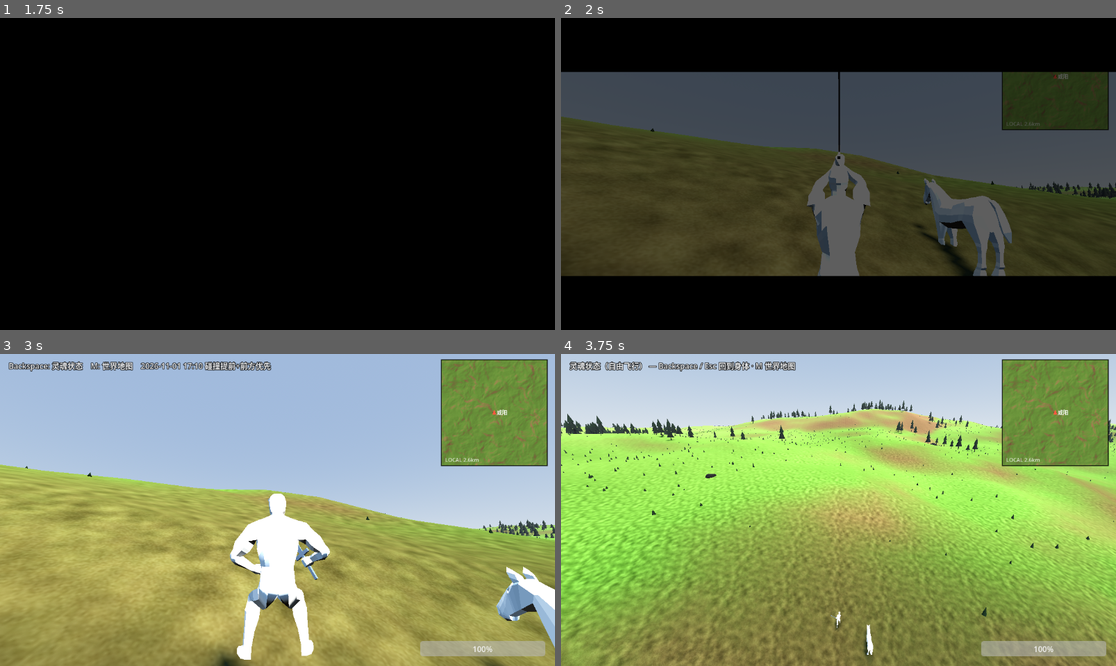
Above: before the commit, frames 1-4 (two rows, left to right).
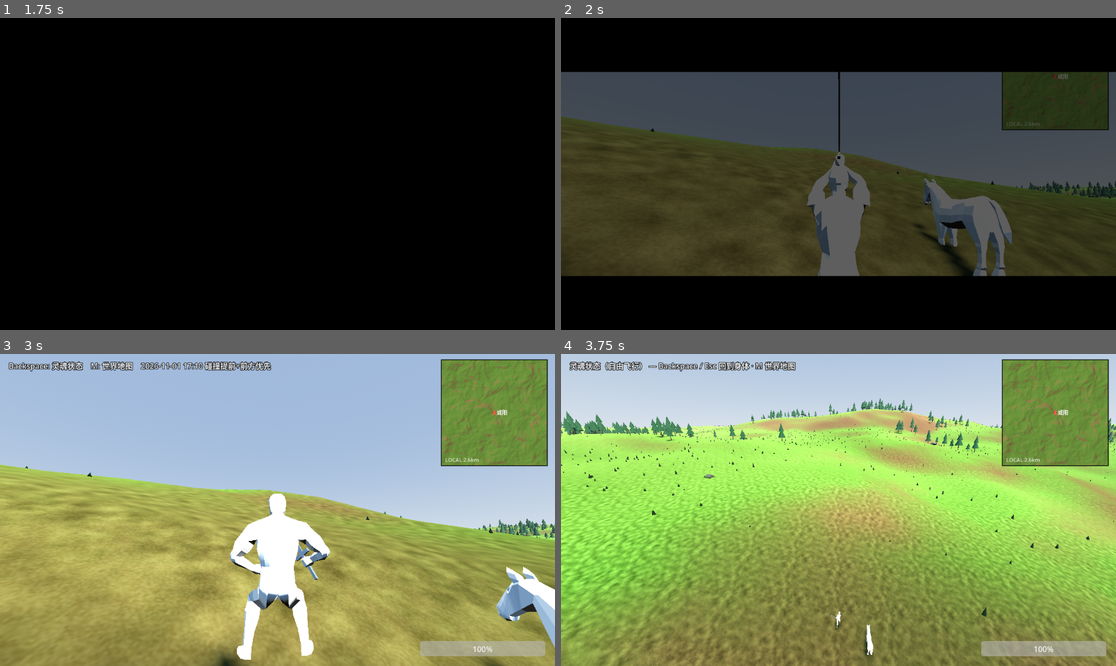
Above: after the commit, the same moments.

Repository: Richesfire/map
Game: Godot game, scene res://scenes/main_menu.tscn
Two runs of this game, one before a commit and one after it. Both use one fixed random seed, a clock stepped at 60 frames per second and the inputs below.
Inputs (mouse positions are in pixels of both pictures, inside the frame that each line leads up to):
- Up to frame 1 (1.75 s): click "开 始 游 戏" at 0.5 s; tap Enter at 1.25 s; move the mouse to (305, 174) at 1.27 s; hold W (move_forward) from 1.28 s (still down); hold F (interact) from 1.28 s (still down); click (305, 174) at 1.42 s; tap Space (jump) at 1.52 s
- Up to frame 2 (2 s): keep holding W (move_forward); keep holding F (interact)
- Up to frame 3 (3 s): keep holding W (move_forward); move the mouse to (249, 510) at 2.02 s; release F (interact) at 2.03 s; tap Enter at 2.1 s; click (249, 510) at 2.17 s; tap Space (jump) at 2.27 s; move the mouse to (288, 503) at 2.77 s; tap Keypad Enter at 2.85 s; click (288, 503) at 2.92 s
- Up to frame 4 (3.75 s): keep holding W (move_forward); move the mouse to (832, 516) at 3.52 s; tap Backspace at 3.6 s; click (832, 516) at 3.67 s

Frame 1 is identical in both runs. In frame 2, less than 0.1% of the frame differs, in the area x 65-100%, y 49-58%; in frame 3, 0.3%; in frame 4, 1.5%, in the area x 0-100%, y 14-40%.

Commit message:
地块按生物群系建（glb 零件）+ 地图准星实时跟随 + 过渡提示文字

Diff:
--- a/godot/project.godot
+++ b/godot/project.godot
@@ -12,16 +12,16 @@
 
 compatibility/default_parent_skeleton_in_mesh_instance_3d=true
 
-[autoload]
-
-Wake="*res://scripts/ui/wake_transition.gd"
-
 [application]
 
 config/name="IASv1.0"
 run/main_scene="res://scenes/main_menu.tscn"
 config/features=PackedStringArray("4.7", "Forward Plus")
 config/icon="res://icon.svg"
+
+[autoload]
+
+Wake="*res://scripts/ui/wake_transition.gd"
 
 [input]
 
--- a/godot/scripts/map/biome_map.gd
+++ b/godot/scripts/map/biome_map.gd
@@ -66,9 +66,9 @@
 	# 纬度干旱带：南北纬 15~35 度是副热带高压带，全球的沙漠都在这里
 	var lat: float = absf(GeoSphere.dir_to_lonlat(dir).y)
 	var aridity := 0.0
-	if lat > 12.0 and lat < 38.0:
-		var t := (lat - 12.0) / 26.0            # 0..1
-		aridity = sin(t * PI) * 0.45             # 顶点在 25 度左右
+	if lat > 14.0 and lat < 34.0:
+		var t := (lat - 14.0) / 20.0            # 0..1
+		aridity = sin(t * PI) * 0.28             # 顶点在 24 度左右（副热带高压带）
 	return clampf(raw - aridity, 0.0, 1.0)
 
 
--- a/godot/scripts/map/map_world.gd
+++ b/godot/scripts/map/map_world.gd
@@ -46,6 +46,8 @@
 var _prop_material: StandardMaterial3D
 var _prop_meshes: Dictionary = {}
 var _built := false
+var biome: BiomeMap
+var _biome_parts: Dictionary = {}
 var _tiles_x := 0
 var _tiles_z := 0
 var _half_x := 0.0
@@ -271,7 +273,13 @@
 	var dir := GeoSphere.tangent_to_dir(region_frame, uc, vc)
 	var sid := GeoSphere.dir_to_tile(dir)
 
+	var bid := "plain"
+	if biome != null:
+		bid = biome.biome_at(dir)
+
 	var tile := TerrainTile.new()
+	tile.biome_id = bid
+	tile.biome_parts = _biome_parts.get(bid, {})
 	tile.ground_material = _ground_material
 	tile.prop_material = _prop_material
 	tile.prop_meshes = _prop_meshes
@@ -466,6 +474,7 @@
 
 # ================================================================ 内部
 func _build_materials() -> void:
+	_load_biomes()
 	_ground_material = ShaderMaterial.new()
 	var shader := load("res://shaders/terrain_splat.gdshader") as Shader
 	if shader != null:
@@ -549,3 +558,29 @@
 	for c in n.get_children():
 		n.remove_child(c)
 		c.queue_free()
+
+
+## 读地形表 + 海陆掩膜，建生物群系判定器
+func _load_biomes() -> void:
+	var mask: Image = null
+	var mt := load("res://data/earth_land_mask.png") as Texture2D
+	if mt != null:
+		mask = mt.get_image()
+	biome = BiomeMap.new()
+	biome.setup(gen, mask)
+
+	var path := "res://data/terrain_types.json"
+	if not FileAccess.file_exists(path):
+		return
+	var txt := FileAccess.get_file_as_string(path)
+	var data: Variant = JSON.parse_string(txt)
+	if typeof(data) != TYPE_DICTIONARY:
+		return
+	for t in data.get("terrain_types", []):
+		var v: Dictionary = t.get("vegetation", {})
+		_biome_parts[t.get("id", "")] = {
+			"tree": v.get("trees", []),
+			"rock": v.get("rocks", []),
+			"low": v.get("low", []),
+		}
+	print("[Map] 生物群系表载入：%d 类" % _biome_parts.size())
--- a/godot/scripts/map/terrain_tile.gd
+++ b/godot/scripts/map/terrain_tile.gd
@@ -46,6 +46,8 @@
 var u_center := 0.0
 var v_center := 0.0
 var build_scatter := true
+var biome_id := "plain"
+var biome_parts: Dictionary = {}      # kind -> [零件编号]
 
 ## 本格的球面地址 (face, x, y)
 var sphere_tile := Vector3i.ZERO
@@ -380,6 +382,46 @@
 			return cfg.low_veg_step_m
 	return 0.0
 
+## .glb 零件缓存：同一个编号整个进程只加载一次
+static var _glb_cache: Dictionary = {}
+
+
+func _glb_mesh(pid: String) -> Mesh:
+	if _glb_cache.has(pid):
+		return _glb_cache[pid]
+	var path := "res://assets/parts/%s.glb" % pid
+	var m: Mesh = null
+	if ResourceLoader.exists(path):
+		var ps := load(path) as PackedScene
+		if ps != null:
+			var inst := ps.instantiate()
+			m = _find_mesh(inst)
+			inst.queue_free()
+	_glb_cache[pid] = m
+	return m
+
+
+func _find_mesh(n: Node) -> Mesh:
+	if n is MeshInstance3D:
+		return (n as MeshInstance3D).mesh
+	for c in n.get_children():
+		var m := _find_mesh(c)
+		if m != null:
+			return m
+	return null
+
+
+## 这一类零件该用哪个模型：有生物群系就给 glb，没有就退回程序化占位
+func _mesh_for_kind(kind: String) -> Mesh:
+	var ids: Array = biome_parts.get(kind, [])
+	if not ids.is_empty():
+		var idx := absi(hash(str(grid_pos) + kind)) % ids.size()
+		var m := _glb_mesh(str(ids[idx]))
+		if m != null:
+			return m
+	return prop_meshes.get(kind)
+
+
 func _build_scatter() -> void:
 	_build_density_fields()
 	_add_layer("tree", _collect("tree", cfg.tree_step_m), true)
@@ -440,7 +482,7 @@
 func _add_layer(kind: String, xforms: Array, cast_shadow: bool) -> void:
 	if xforms.is_empty():
 		return
-	var mesh: Mesh = prop_meshes.get(kind)
+	var mesh: Mesh = _mesh_for_kind(kind)
 	if mesh == null:
 		return
 
@@ -456,7 +498,7 @@
 	mmi.multimesh = mm
 	# 只有用程序化占位几何时才套共享材质（靠顶点色上色）。
 	# 用 Blender 导出的真模型时 prop_material 应该是 null，让模型自带材质生效。
-	if prop_material != null:
+	if prop_material != null and biome_parts.get(kind, []).is_empty():
 		mmi.material_override = prop_material
 	if cast_shadow:
 		mmi.cast_shadow = GeometryInstance3D.SHADOW_CASTING_SETTING_ON
--- a/godot/scripts/map/world_map_dialog.gd
+++ b/godot/scripts/map/world_map_dialog.gd
@@ -61,11 +61,13 @@
 	add_child(_overlay)
 	# ---- 左侧工具栏：独立于 3D 视口，缩放不会改变它的大小
 	_bar = ColorRect.new()
-	_bar.color = Color(0.08, 0.09, 0.11, 0.92)
+	_bar.color = Color(0.08, 0.09, 0.11, 0.55)
 	_bar.mouse_filter = Control.MOUSE_FILTER_IGNORE
 	add_child(_bar)
 
-	_pin = Panel.new()
+	_pin = null
+	if false:
+		_pin = Panel.new()
 	_pin.name = "TravelPin"
 	_pin.mouse_filter = Control.MOUSE_FILTER_IGNORE
 	var sb := StyleBoxFlat.new()
@@ -159,7 +161,7 @@
 	if event is InputEventMouseButton:
 		var mb := event as InputEventMouseButton
 		if mb.button_index == MOUSE_BUTTON_LEFT:
-			if mb.pressed and _pin_rect().has_point(mb.position):
+			if false:
 				_pin_dragging = true
 				_pin.position = mb.position - Vector2(32, 32)
 				get_viewport().set_input_as_handled()
@@ -186,6 +188,13 @@
 			_globe.zoom_by(-1.0)
 			_overlay.queue_redraw()
 			get_viewport().set_input_as_handled()
+	elif event is InputEventMouseMotion:
+		var mmv := event as InputEventMouseMotion
+		var hv := _globe.pick(mmv.position)
+		var changed := hv != _target_dir
+		_target_dir = hv
+		if changed:
+			_overlay.queue_redraw()
 	elif event is InputEventMouseMotion and _pin_dragging:
 		var mm2 := event as InputEventMouseMotion
 		_pin.position = mm2.position - Vector2(32, 32)
--- a/godot/scripts/ui/wake_transition.gd
+++ b/godot/scripts/ui/wake_transition.gd
@@ -21,6 +21,9 @@
 var _lid_bottom: ColorRect
 
 var _tween: Tween
+var _caption: Label
+var _dots := 0
+var _dot_timer: Timer
 
 
 func _ready() -> void:
@@ -43,6 +46,20 @@
 	_lid_bottom.mouse_filter = Control.MOUSE_FILTER_IGNORE
 	add_child(_lid_bottom)
 
+	_caption = Label.new()
+	_caption.mouse_filter = Control.MOUSE_FILTER_IGNORE
+	_caption.add_theme_font_size_override("font_size", 22)
+	_caption.add_theme_color_override("font_color", Color(0.86, 0.84, 0.78))
+	_caption.horizontal_alignment = HORIZONTAL_ALIGNMENT_CENTER
+	_caption.visible = false
+	add_child(_caption)
+
+	_dot_timer = Timer.new()
+	_dot_timer.wait_time = 0.35
+	_dot_timer.autostart = true
+	_dot_timer.timeout.connect(_tick_dots)
+	add_child(_dot_timer)
+
 	get_viewport().size_changed.connect(_resize)
 	_resize()
 	# 开局就是闭着的，由新场景自己决定什么时候睁眼
@@ -57,6 +74,9 @@
 	_lid_top.size = Vector2(vp.x, vp.y * 0.5)
 	_lid_bottom.size = Vector2(vp.x, vp.y * 0.5)
 	_lid_bottom.position = Vector2(0.0, vp.y * 0.5)
+	if _caption != null:
+		_caption.size = Vector2(vp.x, 40)
+		_caption.position = Vector2(0.0, vp.y * 0.5 - 20.0)
 
 
 ## 眼睛睁开多少：0 = 全黑，1 = 全开
@@ -117,3 +137,20 @@
 	if vp.y <= 0.0:
 		return 0.0
 	return clampf(1.0 - (_lid_top.size.y * 2.0) / vp.y, 0.0, 1.0)
+
+
+## 闭眼期间显示的提示（例如「正在生成地形…」）。传空字符串隐藏。
+func set_caption(text: String) -> void:
+	if _caption == null:
+		return
+	_caption.text = text
+	_caption.visible = text != ""
+	_dots = 0
+
+
+func _tick_dots() -> void:
+	if _caption == null or not _caption.visible:
+		return
+	var base := _caption.text.rstrip("。")
+	_dots = (_dots + 1) % 4
+	_caption.text = base + "。".repeat(maxi(_dots, 1))
--- a/godot/scripts/world/world_root.gd
+++ b/godot/scripts/world/world_root.gd
@@ -68,6 +68,9 @@
 	map.build(center, start_n, start_n if stream_radius > 0 else tiles_z, generate_scatter)
 	if stream_radius > 0:
 		map.enable_streaming(stream_radius)
+	if map.biome != null:
+		var b := map.biome.biome_at(center)
+		print("[World] 出生点生物群系 = %s（%s）" % [b, map.biome.name_of(b)])
 	print("[World] 地形生成完成：%d ms" % (Time.get_ticks_msec() - t0))
 
 	await get_tree().process_frame
Not shown, added: godot/_截图/30_主界面.png.import
Not shown, added: godot/_截图/31_旅行工具.png.import
Binary file added: godot/_截图/32_真零件.png
Binary file added: godot/_截图/33_出生点地形.png
